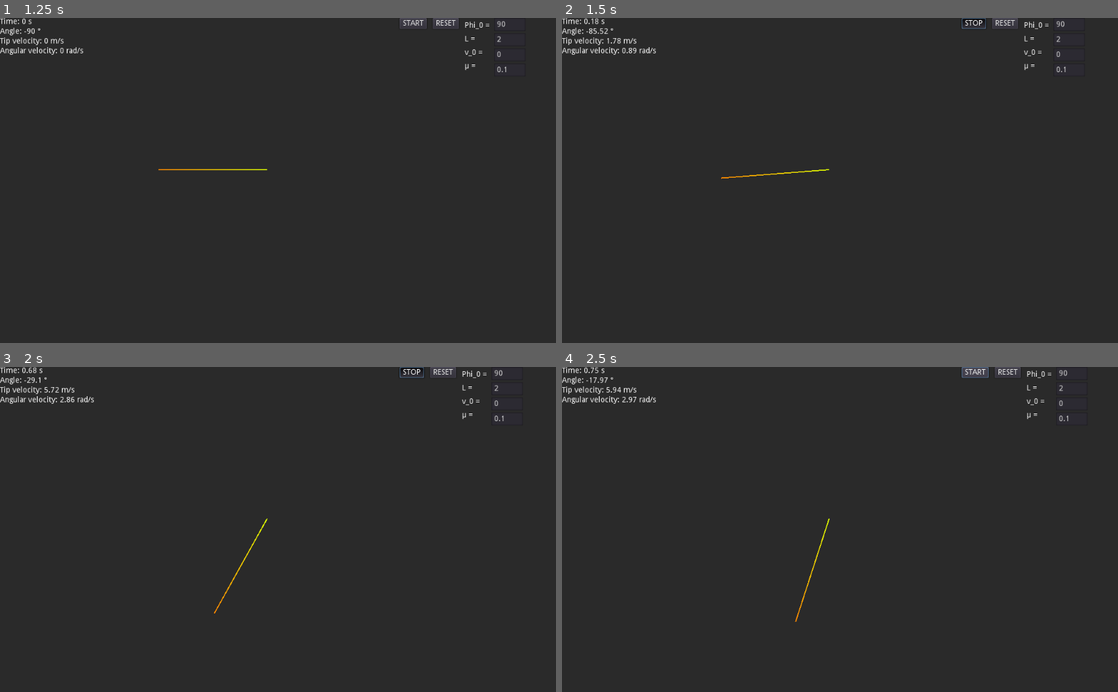
Above: before the commit, frames 1-4 (two rows, left to right).
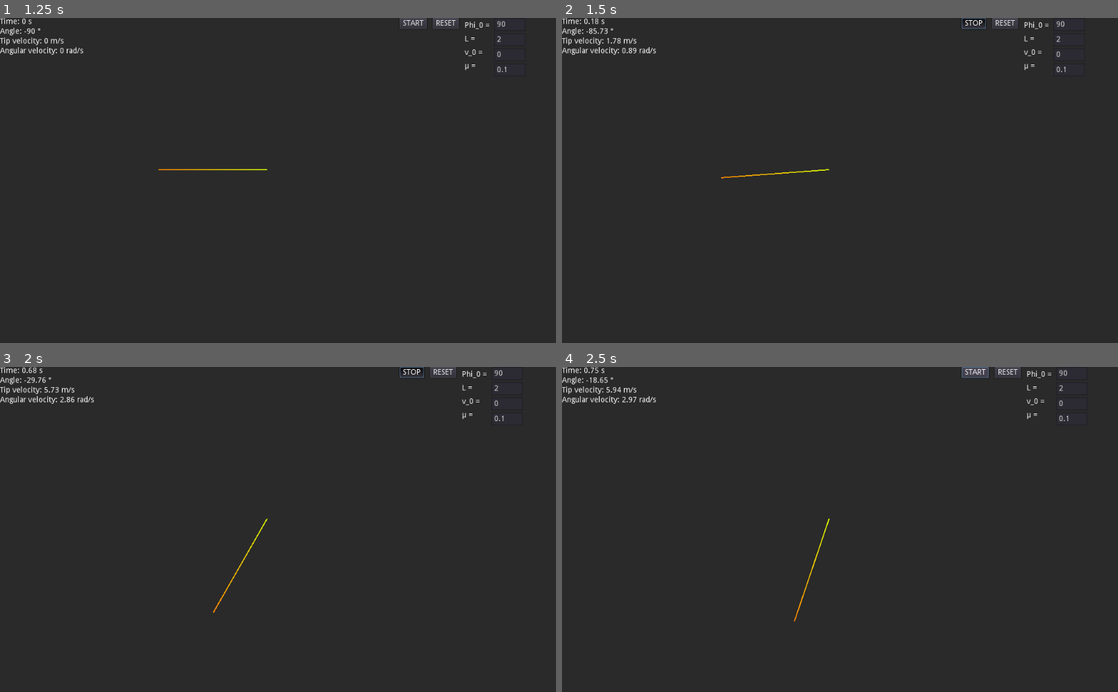
Above: after the commit, the same moments.

Repository: NuclearPhoenixx/Physics-Pendulum
Game: Godot game, scene res://main.tscn
Same seed, same stepped clock (60 frames per second), same inputs: the game is played once before the commit and once after it.
Inputs:
- Up to frame 1 (1.25 s): click "RESET" at 0.5 s
- Up to frame 2 (1.5 s): click "START" at 1.25 s
- Up to frame 3 (2 s): no input
- Up to frame 4 (2.5 s): click "STOP" at 2 s

Frame 1 is identical in both runs. In frame 2, less than 0.1% of the frame differs, in the area x 6-48%, y 3-50%; in frame 3, 0.1%; in frame 4, 0.1%, in the area x 5-48%, y 3-79%.

Commit message:
add v_0 live apply

Diff:
--- a/gui/set_velocity.gd
+++ b/gui/set_velocity.gd
@@ -6,6 +6,6 @@
 # UPDATE v_0 INITIAL VELOCITY
 func _on_Velocity_text_entered(new_text):
 	var a = float(new_text)
-	pendulum.phi_first = a / pendulum.L
+	pendulum.phi_first += - a / pendulum.L
 
 	main.saveConfig("v_0", a)
--- a/main.gd
+++ b/main.gd
@@ -33,7 +33,7 @@
 	pendulum.L = b
 	pendulum.updatePhi(pendulum.phi)
 	VelocitySet.text = String(c)
-	pendulum.phi_first = c / pendulum.L
+	pendulum.phi_first = - c / pendulum.L
 	DampSet.text = String(d)
 	pendulum.gamma = d
 
--- a/main.tscn
+++ b/main.tscn
@@ -88,41 +88,41 @@
 script = ExtResource( 6 )
 
 [node name="CtrlHUD" type="HBoxContainer" parent="."]
-editor/display_folded = true
 anchor_left = 1.0
 anchor_right = 1.0
 margin_left = -288.0
 margin_bottom = 80.0
 
-[node name="VBoxContainer" type="VBoxContainer" parent="CtrlHUD"]
+[node name="Buttons" type="VBoxContainer" parent="CtrlHUD"]
+editor/display_folded = true
 margin_right = 116.0
 margin_bottom = 108.0
 
-[node name="HBoxContainer" type="HBoxContainer" parent="CtrlHUD/VBoxContainer"]
+[node name="HBoxContainer" type="HBoxContainer" parent="CtrlHUD/Buttons"]
 margin_right = 116.0
 margin_bottom = 20.0
 
-[node name="StartStop" type="Button" parent="CtrlHUD/VBoxContainer/HBoxContainer"]
+[node name="StartStop" type="Button" parent="CtrlHUD/Buttons/HBoxContainer"]
 margin_right = 50.0
 margin_bottom = 20.0
 toggle_mode = true
 text = "START"
 script = ExtResource( 7 )
 
-[node name="HSeparator" type="HSeparator" parent="CtrlHUD/VBoxContainer/HBoxContainer"]
+[node name="HSeparator" type="HSeparator" parent="CtrlHUD/Buttons/HBoxContainer"]
 margin_left = 54.0
 margin_right = 57.0
 margin_bottom = 20.0
 custom_styles/separator = SubResource( 2 )
 
-[node name="Reset" type="Button" parent="CtrlHUD/VBoxContainer/HBoxContainer"]
+[node name="Reset" type="Button" parent="CtrlHUD/Buttons/HBoxContainer"]
 margin_left = 61.0
 margin_right = 109.0
 margin_bottom = 20.0
 text = "RESET"
 script = ExtResource( 8 )
 
-[node name="HSeparator2" type="HSeparator" parent="CtrlHUD/VBoxContainer/HBoxContainer"]
+[node name="HSeparator2" type="HSeparator" parent="CtrlHUD/Buttons/HBoxContainer"]
 margin_left = 113.0
 margin_right = 116.0
 margin_bottom = 20.0
--- a/project.godot
+++ b/project.godot
@@ -22,17 +22,11 @@
 
 [debug]
 
-settings/fps/force_fps=120
 settings/stdout/print_fps=true
 
 [display]
 
 window/dpi/allow_hidpi=true
-window/vsync/use_vsync=false
-
-[physics]
-
-common/physics_fps=120
 
 [rendering]
 
Not shown, added: .gitignore
Not shown, changed: docs/index.pck
